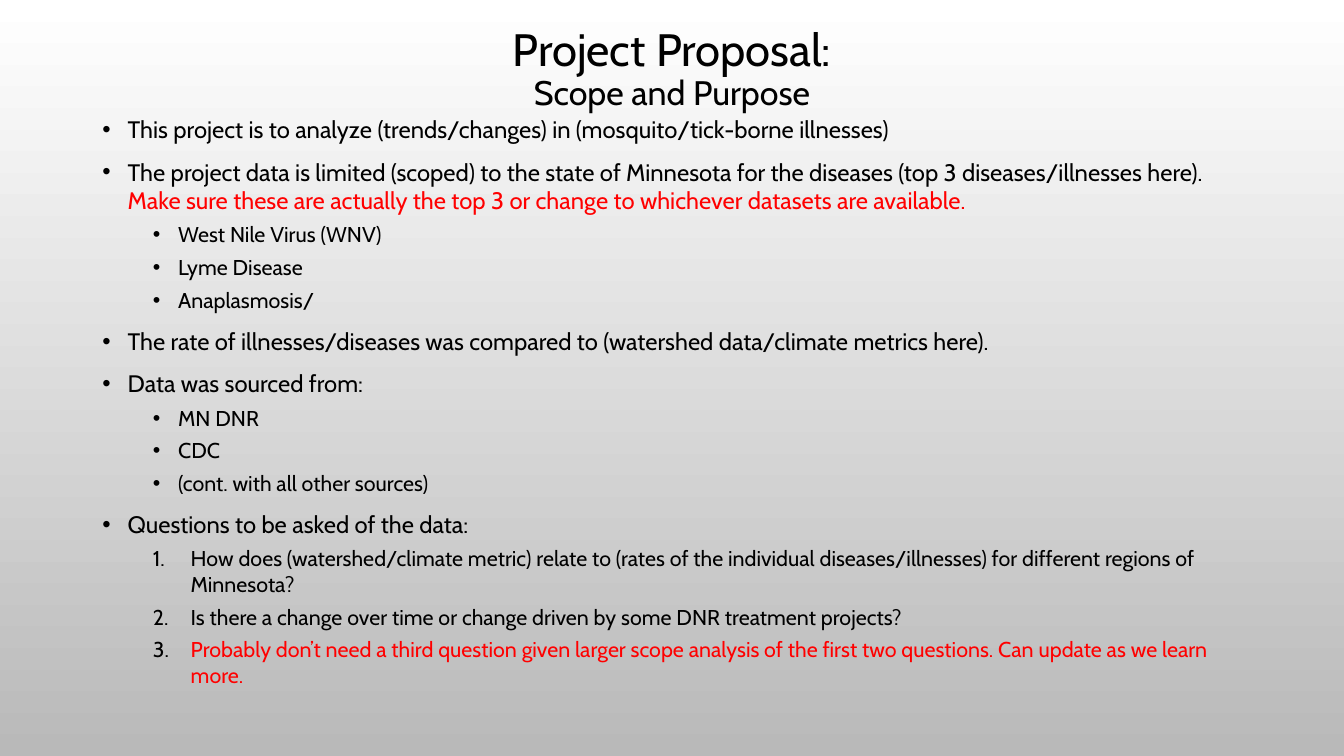
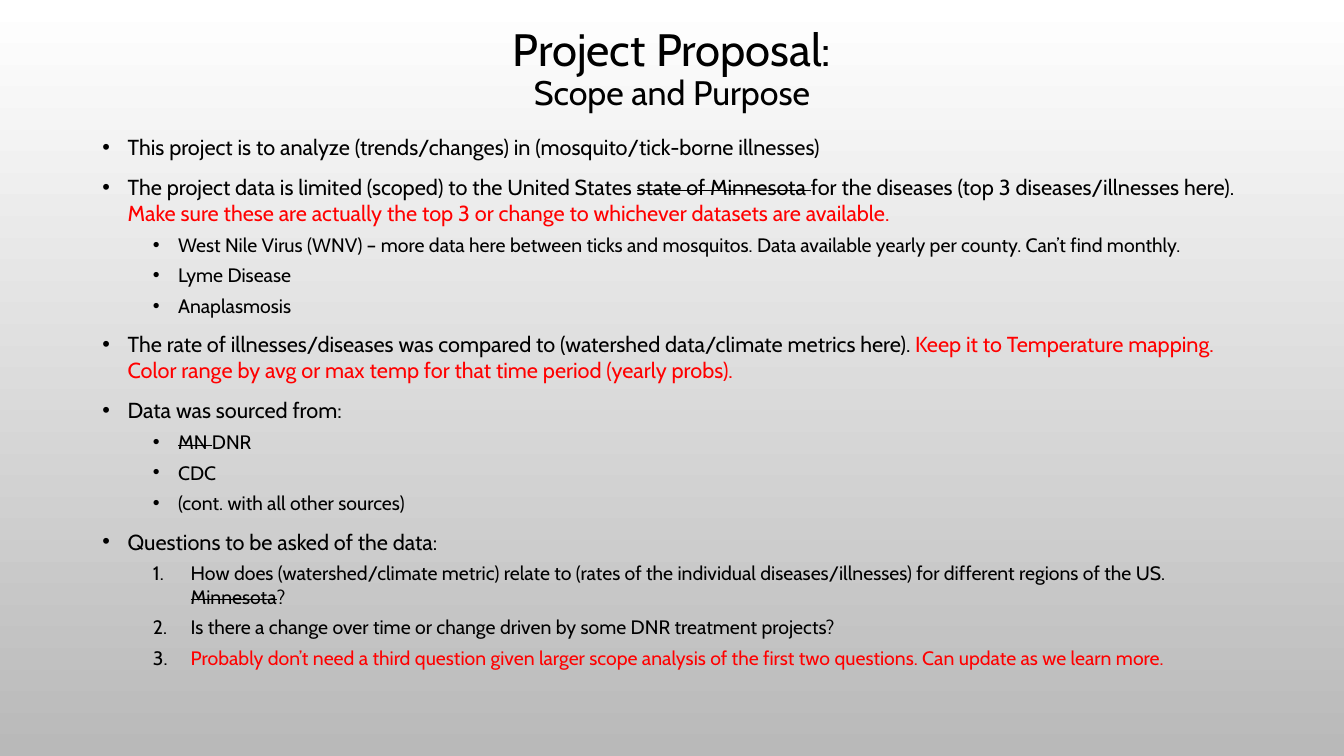
Before and after one commit to Evdawg/Project_3_Mosquito-borne_Diseases, a slide deck: slide 2 of Project_3_outline.pptx. Drawn at 1344x756 pixels with LibreOffice and Linux fonts; fonts in the diff are those of the drawing; background and template pictures are left out. Boxes give left, top, right and bottom in pixels: in the first picture for what was removed or moved away, otherwise in the second. Text is boxed around its words. In the diff, an @@ line names an element or a change of style, - is before the commit and + after.

```diff
--- a/Project_3_outline.pptx
+++ b/Project_3_outline.pptx
@@ text at <box>128,138,1164,670</box>: size 17 to 15.5 pt in "This project is to analyze (trends/changes) in ...", "Data was sourced from:", "Questions to be asked of the data:"; size 15.3 to 13.9 pt in "Lyme Disease", "MN DNR", "CDC", "(cont. with all other sources)" and 2 more places; strikethrough on in "MN" @@
@@ text at <box>128,178,1234,257</box>: text changed; size 17 to 15.5 pt @@
-• The project data is limited (scoped) to the state of Minnesota for the diseases (top 3 diseases/illnesses here). Make sure these are actually the top 3 or change to whichever datasets are available.
-  • West Nile Virus (WNV)
+• The project data is limited (scoped) to the United States state of Minnesota for the diseases (top 3 diseases/illnesses here). Make sure these are actually the top 3 or change to whichever datasets are available.
+  • West Nile Virus (WNV) – more data here between ticks and mosquitos. Data available yearly per county. Can’t find monthly.
@@ text at <box>128,298,1213,384</box>: text changed; size 17 to 15.5 pt @@
-  • Anaplasmosis/
-• The rate of illnesses/diseases was compared to (watershed data/climate metrics here).
+  • Anaplasmosis
+• The rate of illnesses/diseases was compared to (watershed data/climate metrics here). Keep it to Temperature mapping. Color range by avg or max temp for that time period (yearly probs).
@@ text at <box>191,565,1165,604</box>: text changed; size 15.3 to 13.9 pt @@
-  1. How does (watershed/climate metric) relate to (rates of the individual diseases/illnesses) for different regions of Minnesota?
+  1. How does (watershed/climate metric) relate to (rates of the individual diseases/illnesses) for different regions of the US. Minnesota?
```
Also in this commit, not shown: 2 other slides changed.
